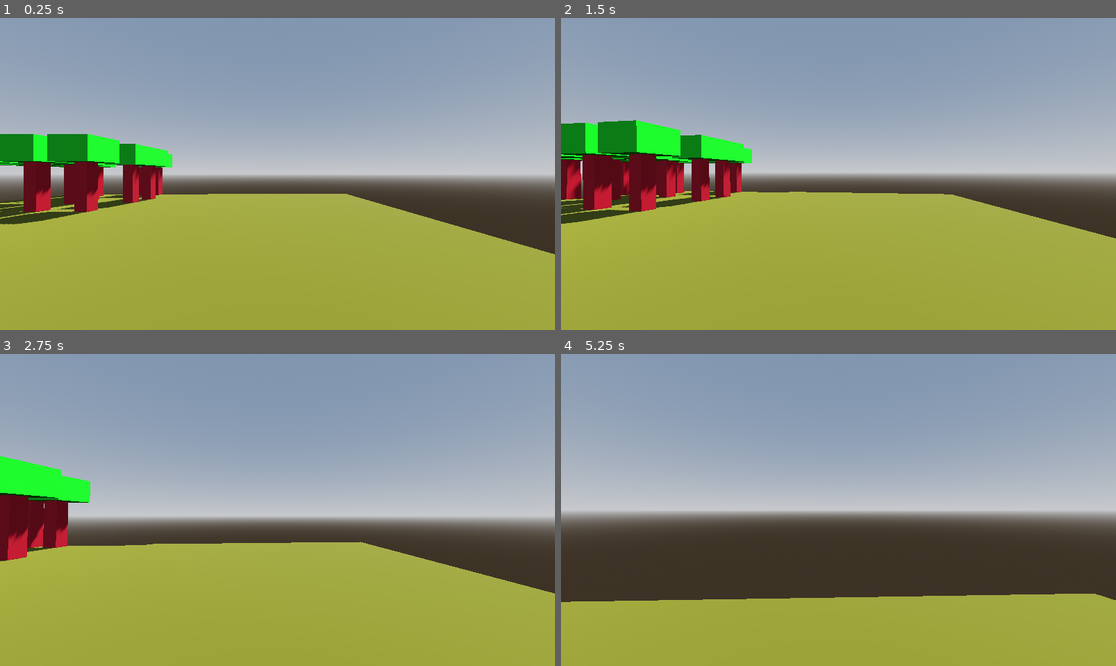
Above: before the commit, frames 1-4 (two rows, left to right).
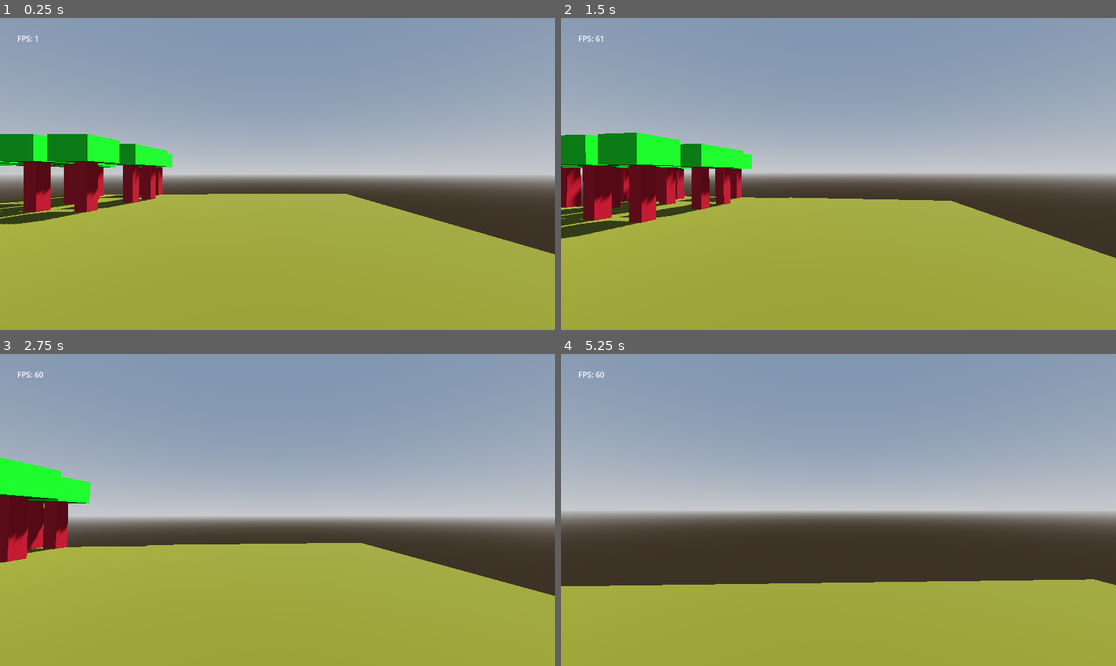
Above: after the commit, the same moments.

Repository: imekon/fps4
Game: Godot game, scene res://scenes/main.tscn
The game is run twice, just before and just after one commit, with the same random seed, the same clock (stepped at 60 frames per second) and the same inputs.
Inputs (mouse positions are in pixels of both pictures, inside the frame that each line leads up to):
- Up to frame 1 (0.25 s): no input
- Up to frame 2 (1.5 s): tap Enter (ui_accept) at 0.5, 0.6 s; move the mouse to (866, 174) at 0.52 s; hold Up (forward) from 0.53 s (still down); tap Space (jump, bound only after the commit) at 0.77, 0.8, 1.07, 1.35 s; move the mouse to (810, 174) at 1.27 s
- Up to frame 3 (2.75 s): keep holding Up (forward); tap Space (jump, bound only after the commit) at 1.52, 1.82, 2.3 s; tap Enter (ui_accept) at 1.55, 2.1 s; move the mouse to (288, 503) at 2.02 s
- Up to frame 4 (5.25 s): keep holding Up (forward); move the mouse to (832, 516) at 2.77 s; tap Enter (ui_accept) at 2.85, 4.35, 5.1 s; tap Space (jump, bound only after the commit) at 3.02, 3.32, 3.6, 3.77, 4.07, 4.52, 4.82 s; move the mouse to (877, 513) at 3.52 s; move the mouse to (794, 506) at 4.27 s; move the mouse to (844, 510) at 5.02 s

The runs differ from the first frame. In frame 1, less than 0.1% of the frame differs, in the area x 3-7%, y 5-8%; in frame 2, 6.7%, in the area x 0-100%, y 5-78%; in frame 3, 0.7%; in frame 4, 4.8%.

Commit message:
added fps, quit, jump

Diff:
--- a/project.godot
+++ b/project.godot
@@ -20,21 +20,35 @@
 forward={
 "deadzone": 0.5,
 "events": [Object(InputEventKey,"resource_local_to_scene":false,"resource_name":"","device":-1,"window_id":0,"alt_press …(195 unchanged characters)…
+, Object(InputEventKey,"resource_local_to_scene":false,"resource_name":"","device":-1,"window_id":0,"alt_pressed":false,"shift_pressed":false,"ctrl_pressed":false,"meta_pressed":false,"pressed":false,"keycode":0,"physical_keycode":87,"key_label":0,"unicode":119,"location":0,"echo":false,"script":null)
 ]
 }
 backward={
 "deadzone": 0.5,
 "events": [Object(InputEventKey,"resource_local_to_scene":false,"resource_name":"","device":-1,"window_id":0,"alt_press …(195 unchanged characters)…
+, Object(InputEventKey,"resource_local_to_scene":false,"resource_name":"","device":-1,"window_id":0,"alt_pressed":false,"shift_pressed":false,"ctrl_pressed":false,"meta_pressed":false,"pressed":false,"keycode":0,"physical_keycode":83,"key_label":0,"unicode":115,"location":0,"echo":false,"script":null)
 ]
 }
 left={
 "deadzone": 0.5,
 "events": [Object(InputEventKey,"resource_local_to_scene":false,"resource_name":"","device":-1,"window_id":0,"alt_press …(195 unchanged characters)…
+, Object(InputEventKey,"resource_local_to_scene":false,"resource_name":"","device":-1,"window_id":0,"alt_pressed":false,"shift_pressed":false,"ctrl_pressed":false,"meta_pressed":false,"pressed":false,"keycode":0,"physical_keycode":65,"key_label":0,"unicode":97,"location":0,"echo":false,"script":null)
 ]
 }
 right={
 "deadzone": 0.5,
 "events": [Object(InputEventKey,"resource_local_to_scene":false,"resource_name":"","device":-1,"window_id":0,"alt_press …(195 unchanged characters)…
+, Object(InputEventKey,"resource_local_to_scene":false,"resource_name":"","device":-1,"window_id":0,"alt_pressed":false,"shift_pressed":false,"ctrl_pressed":false,"meta_pressed":false,"pressed":false,"keycode":0,"physical_keycode":68,"key_label":0,"unicode":100,"location":0,"echo":false,"script":null)
+]
+}
+quit={
+"deadzone": 0.5,
+"events": [Object(InputEventKey,"resource_local_to_scene":false,"resource_name":"","device":-1,"window_id":0,"alt_pressed":false,"shift_pressed":false,"ctrl_pressed":false,"meta_pressed":false,"pressed":false,"keycode":0,"physical_keycode":4194305,"key_label":0,"unicode":0,"location":0,"echo":false,"script":null)
+]
+}
+jump={
+"deadzone": 0.5,
+"events": [Object(InputEventKey,"resource_local_to_scene":false,"resource_name":"","device":-1,"window_id":0,"alt_pressed":false,"shift_pressed":false,"ctrl_pressed":false,"meta_pressed":false,"pressed":false,"keycode":0,"physical_keycode":32,"key_label":0,"unicode":32,"location":0,"echo":false,"script":null)
 ]
 }
 
--- a/scenes/main.tscn
+++ b/scenes/main.tscn
@@ -43,3 +43,13 @@
 transform = Transform3D(1, 0, 0, 0, 1, 0, 0, 0, 1, 0, 1.8, 0)
 
 [node name="Camera3D" type="Camera3D" parent="player/head"]
+
+[node name="HUD" type="CanvasLayer" parent="."]
+
+[node name="FPS" type="Label" parent="HUD"]
+offset_left = 36.0
+offset_top = 31.0
+offset_right = 76.0
+offset_bottom = 54.0
+text = "HUD Test
+"
--- a/scripts/main.gd
+++ b/scripts/main.gd
@@ -1,6 +1,7 @@
 extends Node3D
 
 @onready var stage = $stage
+@onready var fpsText = $HUD/FPS
 
 func _ready():
 	randomize()
@@ -36,3 +37,9 @@
 	inst.position.y = inst.position.y - 0.1
 	inst.position.z = 20
 	stage.add_child(inst)
+
+func _process(delta: float) -> void:
+	fpsText.text = "FPS: " + str(Engine.get_frames_per_second())
+
+	if Input.is_action_just_pressed("quit"):
+		get_tree().quit()
--- a/scripts/player.gd
+++ b/scripts/player.gd
@@ -24,7 +24,7 @@
 		velocity += get_gravity() * delta
 
 	# Handle jump.
-	if Input.is_action_just_pressed("ui_accept") and is_on_floor():
+	if Input.is_action_just_pressed("jump") and is_on_floor():
 		velocity.y = JUMP_VELOCITY
 
 	# Get the input direction and handle the movement/deceleration.
